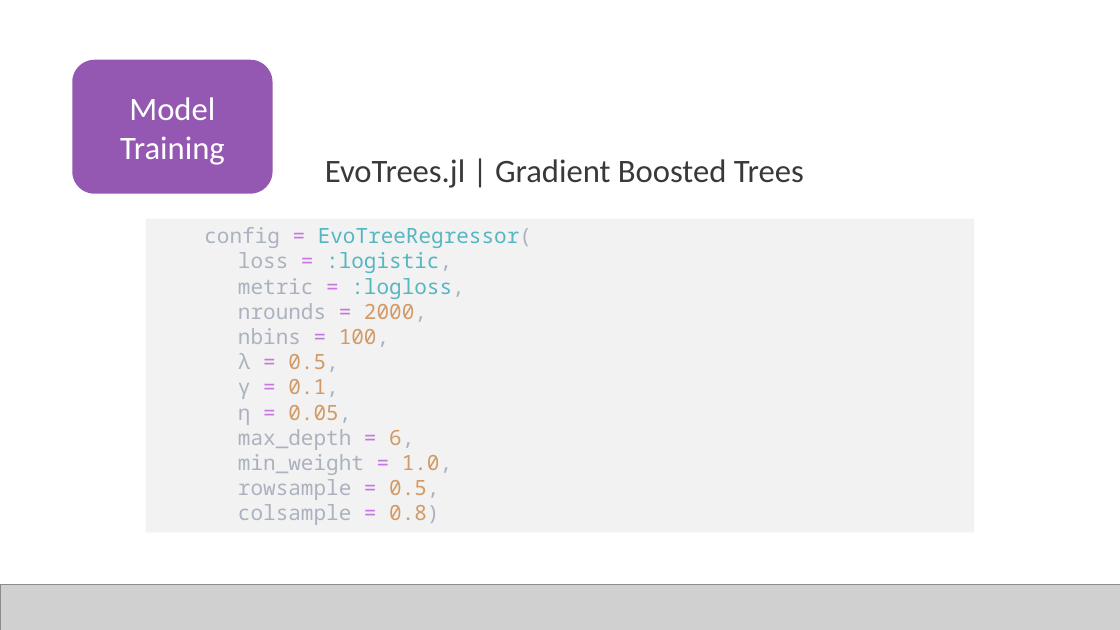
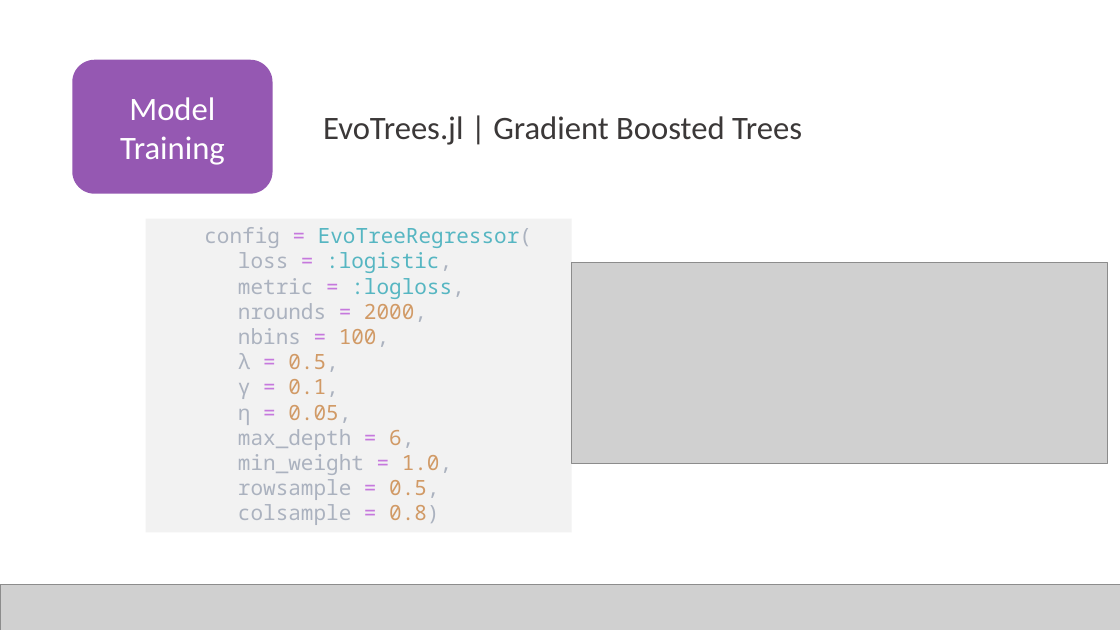
Before and after one commit to JuliaComputing/ScoringEngineDemo.jl, a slide deck: slide 10 of webinar-2022-02-17.pptx. Drawn at 1120x630 pixels with LibreOffice and Linux fonts; fonts in the diff are those of the drawing; grey boxes stand for pictures. Boxes give left, top, right and bottom in pixels: in the first picture for what was removed or moved away, otherwise in the second. Text is boxed around its words. In the diff, an @@ line names an element or a change of style, - is before the commit and + after.

```diff
--- a/webinar-2022-02-17.pptx
+++ b/webinar-2022-02-17.pptx
@@ text "EvoTrees.jl | Gradient Boosted Trees" moved from (x1=325, y1=159, x2=804, y2=188) to (x1=323, y1=116, x2=802, y2=145) @@
@@ rectangle "config = EvoTreeRegressor(" resized from (x1=146, y1=218, x2=975, y2=533) to (x1=146, y1=218, x2=572, y2=533) @@
@@ picture added at (x1=572, y1=263, x2=1108, y2=464) @@
```
Also in this commit, not shown: 1 other slide changed, 3 other files.
